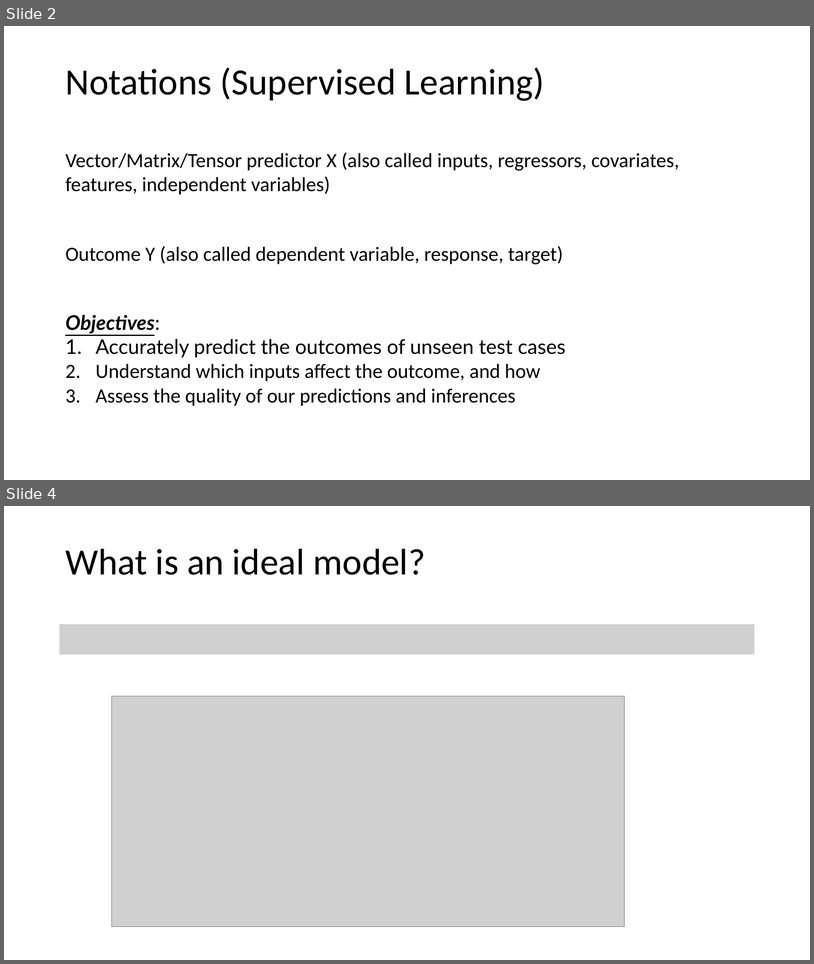
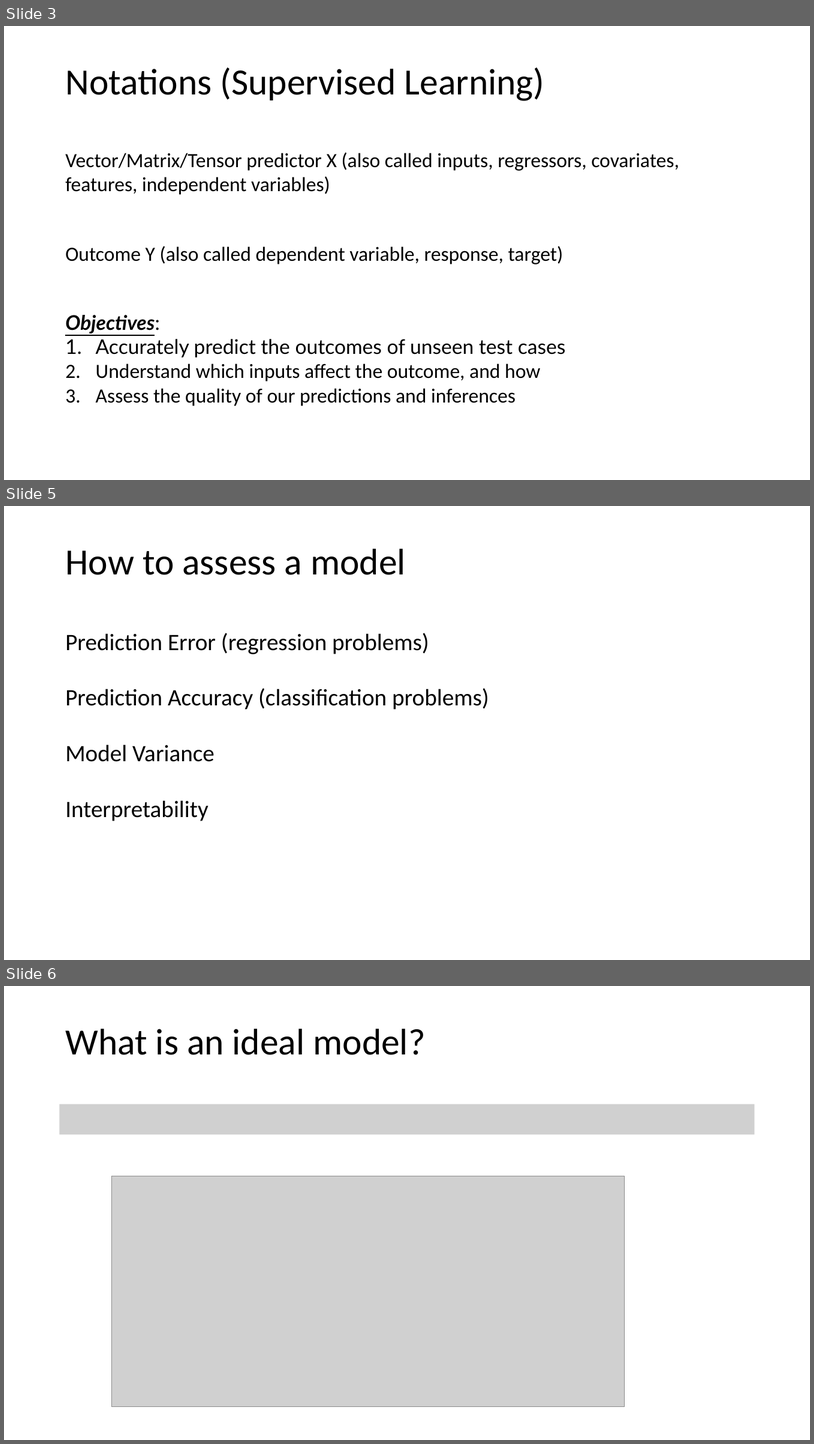
Before and after one commit to tianzheng4/tianzheng4.github.io, a slide deck: _umkc-teaching/slides/Lecture2 - Statistical Learning.pptx. Shown one above the other, each under a label of ours: slides 2 and 4 before the commit, slides 3, 5 and 6 after it; the slides between them are not shown. The pictures are 814x964 and 814x1444 pixels, drawn with LibreOffice and Linux fonts; fonts in the diff are those of the drawing; grey boxes stand for pictures. Boxes give left, top, right and bottom in pixels: in the first picture for what was removed or moved away, otherwise in the second. Text is boxed around its words. In the diff, an @@ line names an element or a change of style, - is before the commit and + after.

```diff
--- a/_umkc-teaching/slides/Lecture2 - Statistical Learning.pptx
+++ b/_umkc-teaching/slides/Lecture2 - Statistical Learning.pptx
@@ slide 5 added at (4,506,810,960), background #FFFFFF @@
@@ title added at (65,549,406,575), 44 pt, text #000000 @@
+How to assess a model
@@ text added at (65,633,429,654), 28 pt, text #000000 @@
+Prediction Error (regression problems)
@@ text added at (65,688,489,709), 28 pt, text #000000 @@
+Prediction Accuracy (classification problems)
@@ text added at (65,744,215,762), 28 pt, text #000000 @@
+Model Variance
@@ text added at (65,800,209,821), 28 pt, text #000000 @@
+Interpretability
@@ what was slide 2 is now slide 3 @@
@@ what was slide 4 is now slide 6 @@
```
Also in this commit, not shown: 1 slide changed, 9 other slides added, 2 slides removed, 2 other files.
